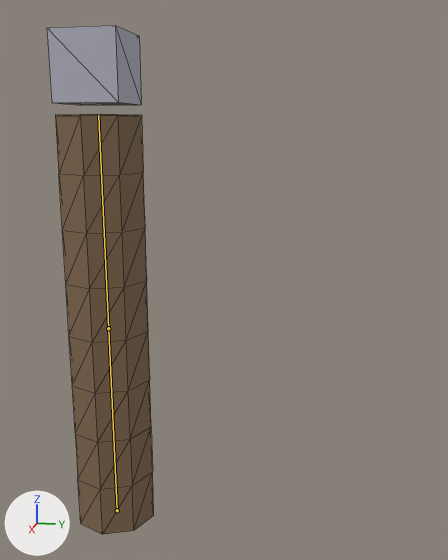
An edit to the glTF model Art/models/fixture-arm.glb, drawn before and after from the same camera.
One viewpoint serves both versions: a camera (50 mm lens) standing at (2.71, 1.11, 1.95) and looking at (-0.02, 0.57, 1.27). Arrows for +X, +Y and +Z are at lower left; the lights stay in place. The first picture is the older version. The bones that bend it are drawn over the model as lines. Mesh edges are drawn as thin lines.

In view in the first picture: 'Block', 'Skin'.
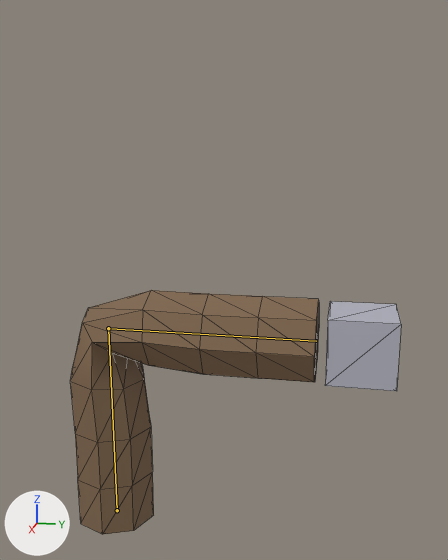
The newer file adds an action. The first version stands in its rest pose; the second is drawn at frame 18 of the action 'attack@other'.

The change in detail:
Bone 'lower' (bone_lower) turns from (0, 0, 0) to (-90, 0, 0) degrees about its own x, y and z.

Boxes [x1, y1, x2, y2] around the edits, measured in the pictures (448 x 560 px):
'Skin', posed (149% wider, 42% shorter)
    before: [55, 115, 154, 534]
    after: [71, 290, 319, 534]
'Block', posed (19% narrower, 14% taller)
    before: [47, 26, 141, 105]
    after: [325, 301, 401, 391]
bone 'lower', root to tip
    before: (108, 328) to (98, 115)
    after: (108, 328) to (316, 341)
